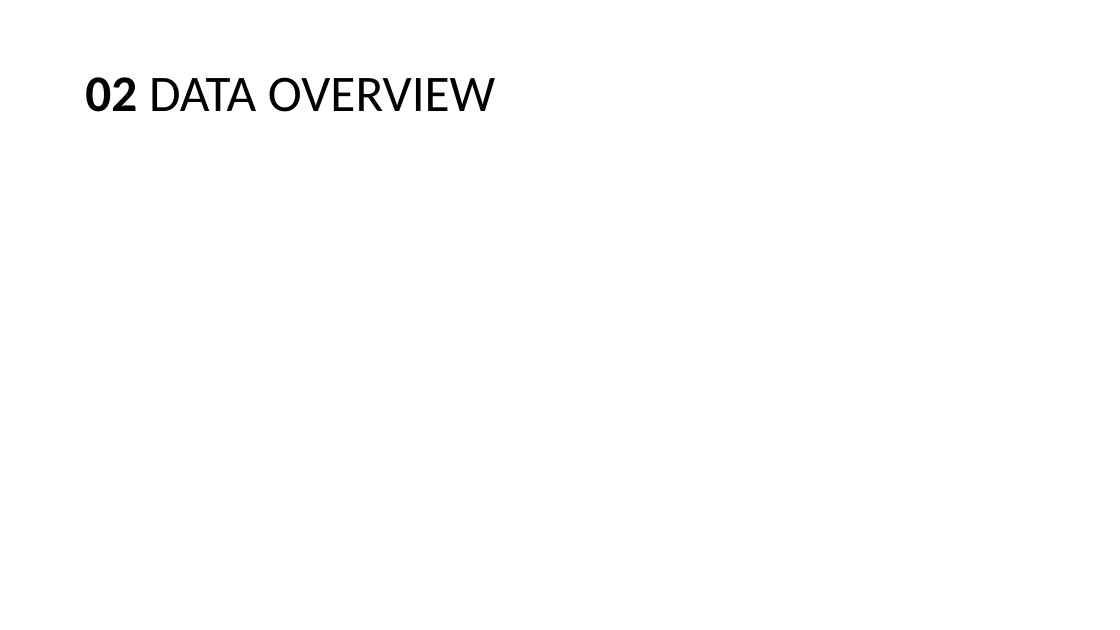
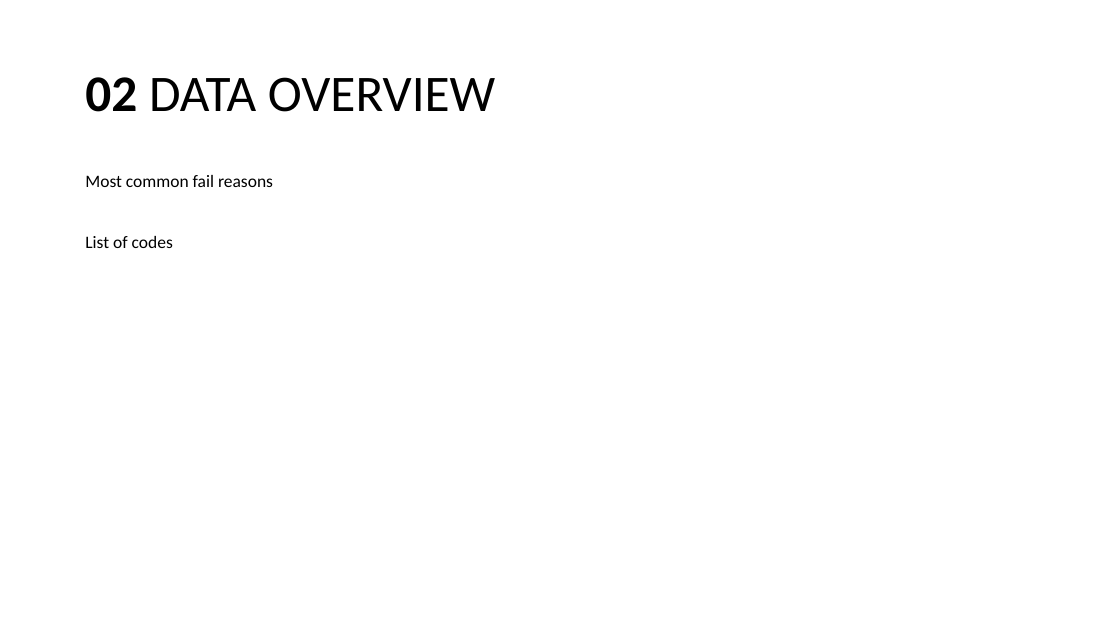
Before and after one commit to sstarkjr/NLP-food-safety-classification, a slide deck: slide 4 of Presentation.pptx. Drawn at 1120x630 pixels with LibreOffice and Linux fonts; fonts in the diff are those of the drawing. Boxes give left, top, right and bottom in pixels: in the first picture for what was removed or moved away, otherwise in the second. Text is boxed around its words. In the diff, an @@ line names an element or a change of style, - is before the commit and + after.

```diff
--- a/Presentation.pptx
+++ b/Presentation.pptx
@@ text added at <box>85,175,273,248</box>, 15 pt, text #000000 @@
+Most common fail reasons
+List of codes
```
Also in this commit, not shown: 2 other slides changed, 2 slides added, 7 other files.
